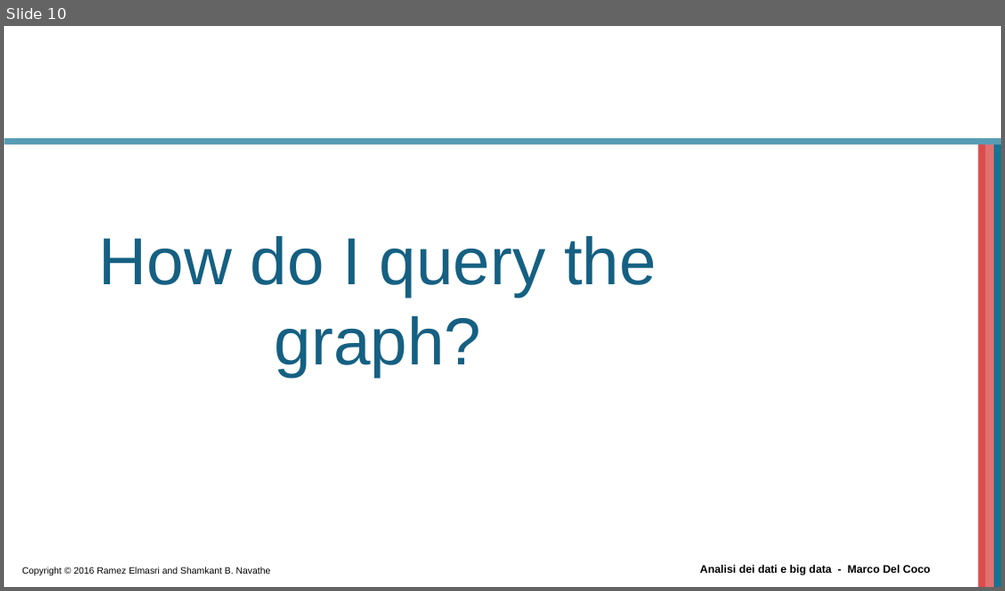
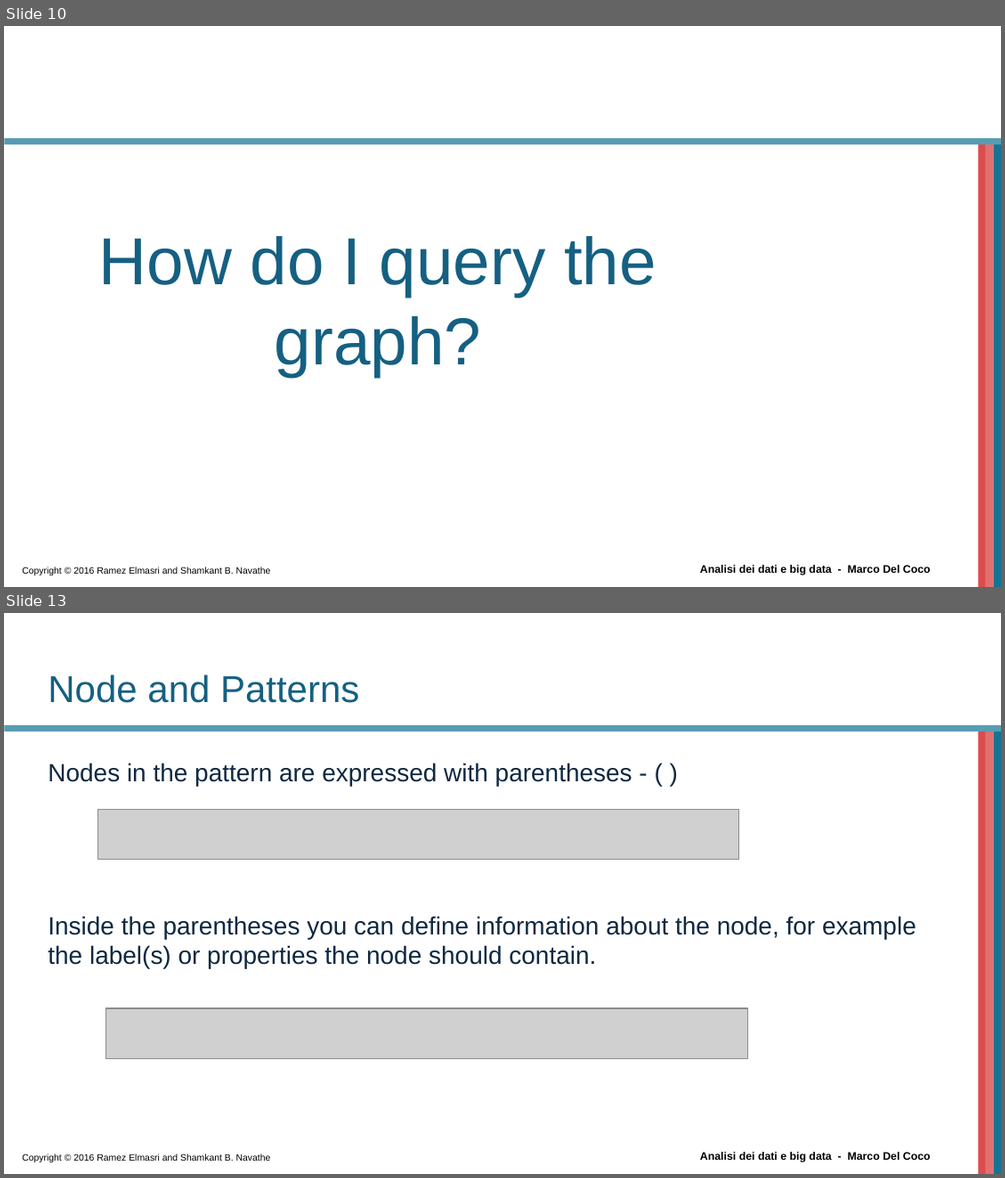
Before and after one commit to beppe2hd/AnalisiDati_BigData, a slide deck: materials/Introduction to Cypher.pptx. Shown one above the other, each under a label of ours: slide 10 before the commit, slides 10 and 13 after it; the slides between them are not shown. The pictures are 1005x591 and 1005x1178 pixels, drawn with LibreOffice and Linux fonts; fonts in the diff are those of the drawing; grey boxes stand for pictures; background and template pictures are left out. Boxes give left, top, right and bottom in pixels: in the first picture for what was removed or moved away, otherwise in the second. Text is boxed around its words. In the diff, an @@ line names an element or a change of style, - is before the commit and + after.

```diff
--- a/materials/Introduction to Cypher.pptx
+++ b/materials/Introduction to Cypher.pptx
@@ slide 13 added at (x1=4, y1=613, x2=1001, y2=1174), background #FFFFFF; not listed: 6 template elements that a slide beside it also shows @@
@@ title added at (x1=48, y1=674, x2=359, y2=703), 27 pt, text #156082 @@
+Node and Patterns
@@ text added at (x1=48, y1=763, x2=916, y2=968), 18 pt, text #0E2841 @@
+Nodes in the pattern are expressed with parentheses - ( )
+Inside the parentheses you can define information about the node, for example the label(s) or properties the node should contain.
@@ picture added at (x1=97, y1=810, x2=738, y2=860) @@
@@ picture added at (x1=106, y1=1008, x2=748, y2=1058) @@
```
Also in this commit, not shown: 2 slides changed, 17 other slides added, 1 slide removed, 2 other files.
